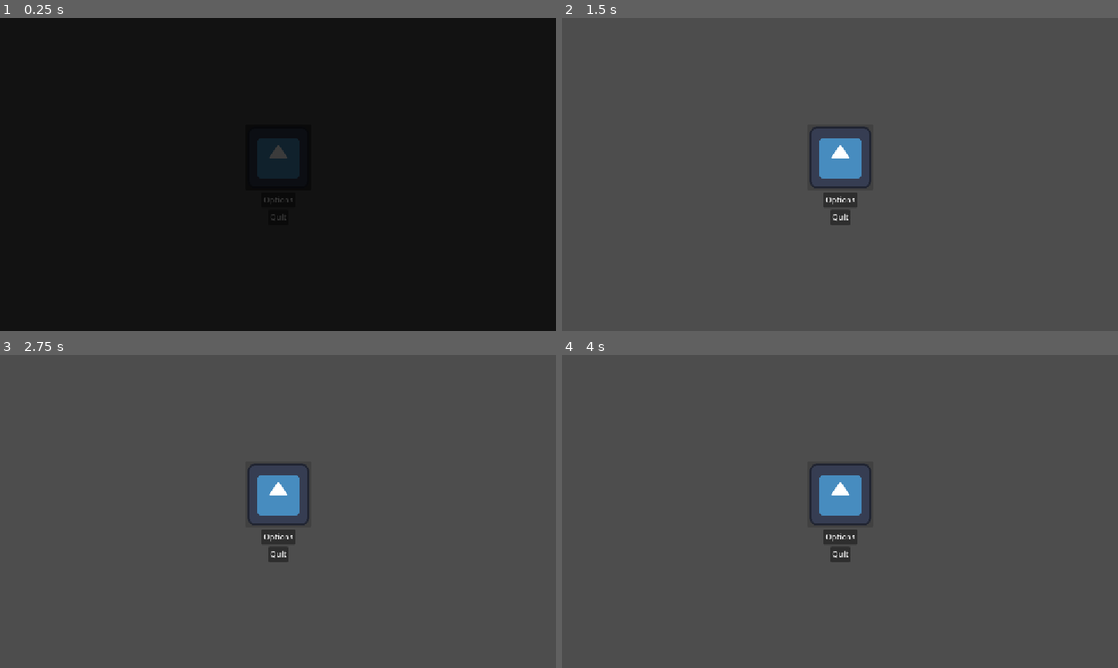
Above: before the commit, frames 1-4 (two rows, left to right).
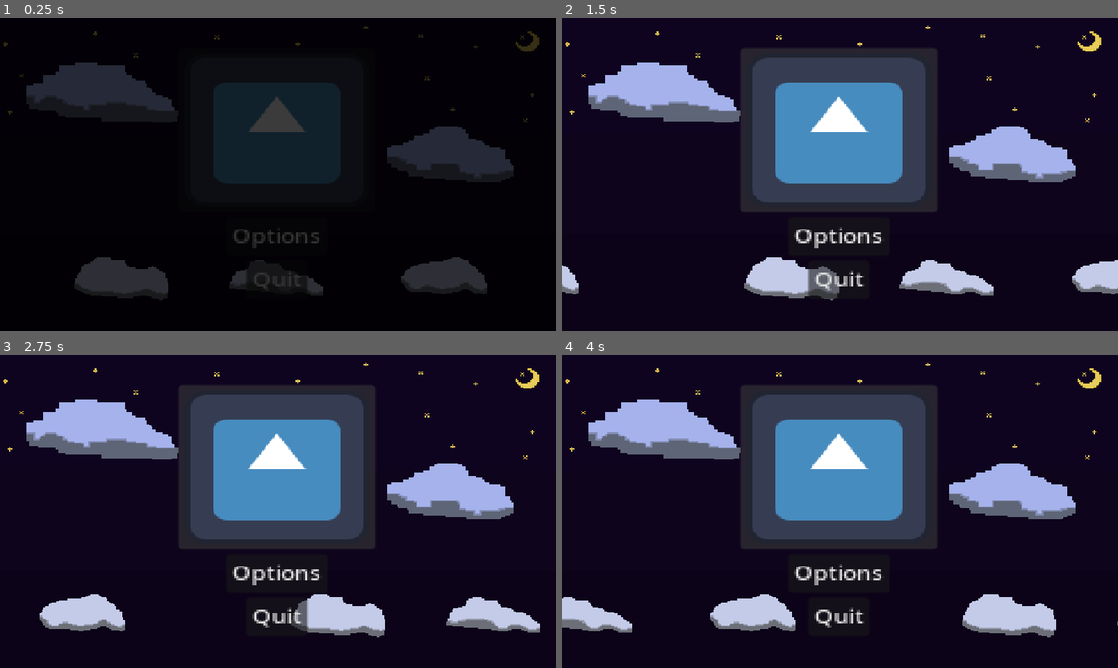
Above: after the commit, the same moments.

Repository: Menamejeff34/GameJam1
Game: Godot game, scene res://Scenes/TitleScreen/TitleScreen.tscn
The game is run twice, just before and just after one commit, with the same random seed, the same clock (stepped at 60 frames per second) and the same inputs. The engine's default icon, where the game draws it, is replaced by a stand-in: a white triangle on a blue panel in a dark square.
Inputs (mouse positions are in pixels of both pictures, inside the frame that each line leads up to; where the layout moved, square brackets give the same spot in the first picture):
- Up to frame 1 (0.25 s): no input
- Up to frame 2 (1.5 s): click (840, 130) [840, 155] at 0.5 s; click (840, 130) [840, 155] at 1.25 s
- Up to frame 3 (2.75 s): click (278, 467) [278, 492] at 2 s
- Up to frame 4 (4 s): no input

The runs differ from the first frame. In frame 1, 14% of the frame differs, in the area x 0-97%, y 2-88%; in frame 2, 92%; in frame 3, 92%; in frame 4, 92%, in the area x 0-100%, y 0-100%.

Commit message:
Added a parallax background for the title screen

Diff:
--- a/nsjs/Scenes/TitleScreen/TitleScreen.tscn
+++ b/nsjs/Scenes/TitleScreen/TitleScreen.tscn
@@ -1,7 +1,11 @@
-[gd_scene load_steps=7 format=3 uid="uid://p6f2eywb7fxq"]
+[gd_scene load_steps=11 format=3 uid="uid://p6f2eywb7fxq"]
 
 [ext_resource type="Script" uid="uid://ddhntuss4tfcr" path="res://Scenes/TitleScreen/title_screen.gd" id="1_4lqrc"]
 [ext_resource type="Texture2D" uid="uid://bcddwwj3gs74j" path="res://icon.svg" id="1_f6ya5"]
+[ext_resource type="Texture2D" uid="uid://cr8sr4d6nucfb" path="res://Scenes/TitleScreen/background sky.png" id="2_at0r8"]
+[ext_resource type="Texture2D" uid="uid://cg47m7jo7r382" path="res://Scenes/TitleScreen/cloud1.png" id="4_q82or"]
+[ext_resource type="Texture2D" uid="uid://c8l0w2yphd2gl" path="res://Scenes/TitleScreen/cloud2.png" id="5_2lib6"]
+[ext_resource type="Texture2D" uid="uid://caswuoyeca58p" path="res://Scenes/TitleScreen/cloud3.png" id="6_wgw8k"]
 
 [sub_resource type="Animation" id="Animation_4lqrc"]
 resource_name = "Fade In"
@@ -58,6 +62,30 @@
 [node name="TitleScreen" type="Node2D"]
 script = ExtResource("1_4lqrc")
 
+[node name="Camera2D" type="Camera2D" parent="."]
+position = Vector2(577, 325)
+zoom = Vector2(3, 2.5)
+
+[node name="BackgroundSky" type="Sprite2D" parent="."]
+position = Vector2(579, 330)
+texture = ExtResource("2_at0r8")
+
+[node name="Parallax2D" type="Parallax2D" parent="."]
+repeat_size = Vector2(400, 0)
+autoscroll = Vector2(60, 0)
+
+[node name="Cloud1" type="Sprite2D" parent="Parallax2D"]
+position = Vector2(677, 409)
+texture = ExtResource("4_q82or")
+
+[node name="Cloud2" type="Sprite2D" parent="Parallax2D"]
+position = Vector2(457, 408)
+texture = ExtResource("5_2lib6")
+
+[node name="Cloud3" type="Sprite2D" parent="Parallax2D"]
+position = Vector2(564, 410)
+texture = ExtResource("6_wgw8k")
+
 [node name="Control" type="Control" parent="."]
 layout_mode = 3
 anchors_preset = 0
@@ -106,7 +134,7 @@
 
 [node name="Sprite2D" type="Sprite2D" parent="AnimationPlayer"]
 modulate = Color(0, 0, 0, 1)
-position = Vector2(588, 338)
+position = Vector2(590, 359)
 scale = Vector2(11.1719, 6.29688)
 texture = ExtResource("1_f6ya5")
 
Binary file added: nsjs/Scenes/TitleScreen/background sky.png
Not shown, added: nsjs/Scenes/TitleScreen/background sky.png.import
Binary file added: nsjs/Scenes/TitleScreen/cloud1.png
Not shown, added: nsjs/Scenes/TitleScreen/cloud1.png.import
Binary file added: nsjs/Scenes/TitleScreen/cloud2.png
Not shown, added: nsjs/Scenes/TitleScreen/cloud2.png.import
Binary file added: nsjs/Scenes/TitleScreen/cloud3.png
Not shown, added: nsjs/Scenes/TitleScreen/cloud3.png.import
Not shown, added: nsjs/.DS_Store
Not shown, added: nsjs/Scenes/.DS_Store
Not shown, added: nsjs/Scenes/TitleScreen/.DS_Store
